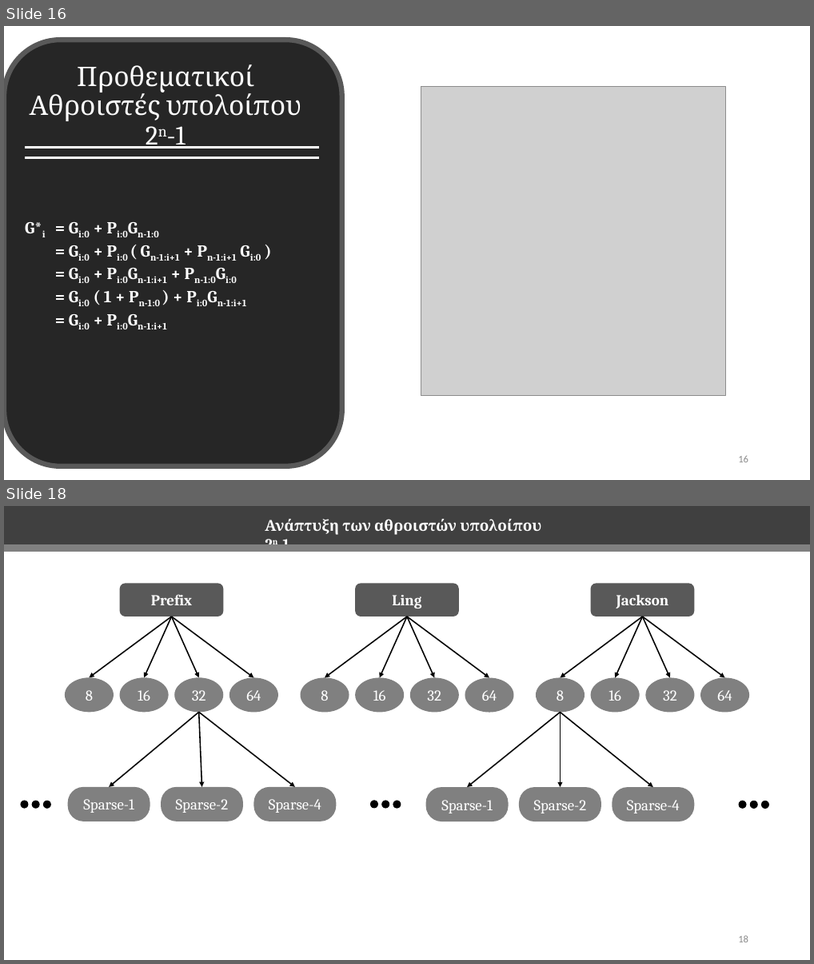
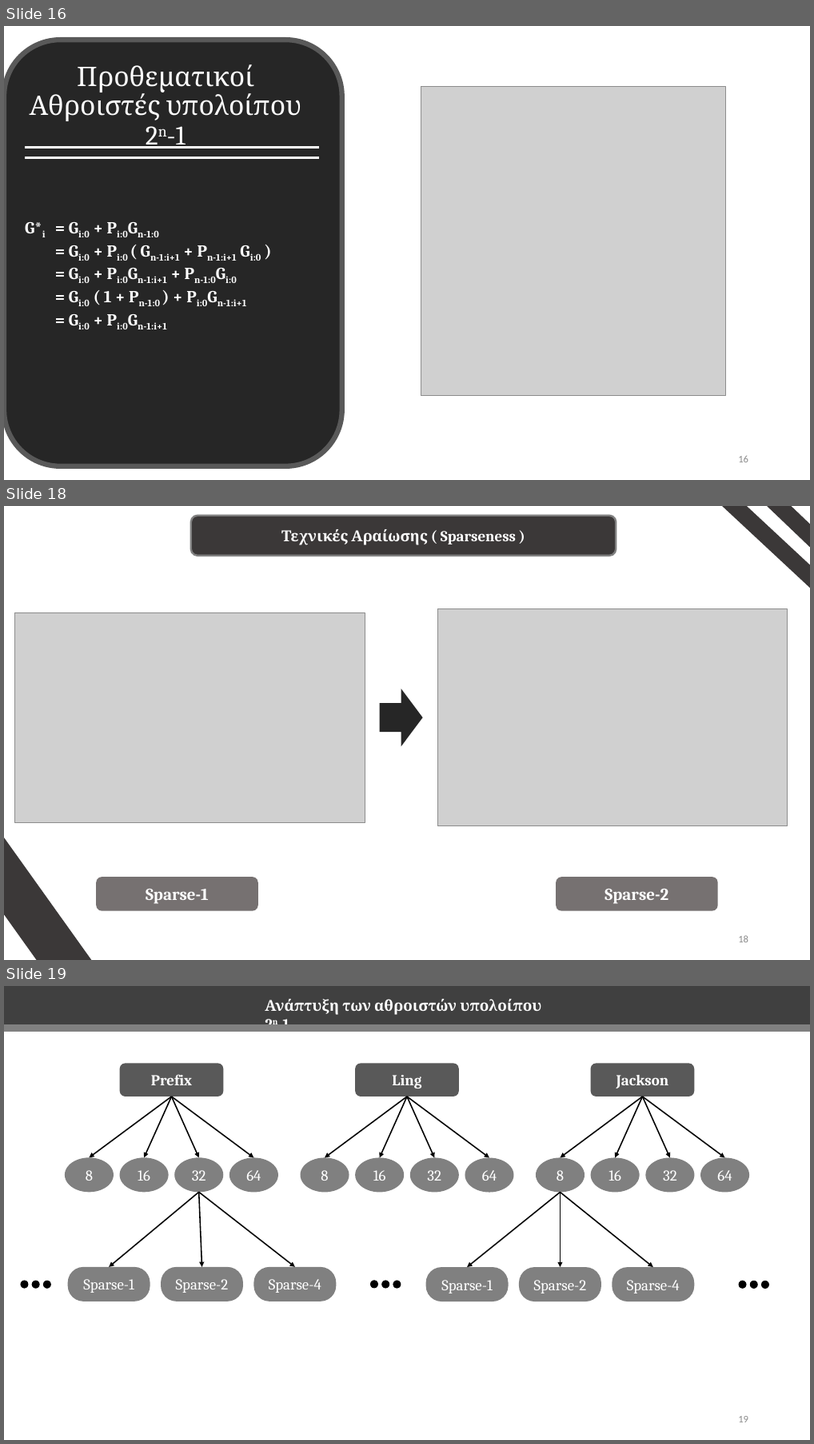
Before and after one commit to vassilas/THESIS_DOC, a slide deck: Presentation/Presentation.pptx. Shown one above the other, each under a label of ours: slides 16 and 18 before the commit, slides 16, 18 and 19 after it; the slides between them are not shown. The pictures are 814x964 and 814x1444 pixels, drawn with LibreOffice and Linux fonts; fonts in the diff are those of the drawing; grey boxes stand for pictures. Boxes give left, top, right and bottom in pixels: in the first picture for what was removed or moved away, otherwise in the second. Text is boxed around its words. In the diff, an @@ line names an element or a change of style, - is before the commit and + after.

```diff
--- a/Presentation/Presentation.pptx
+++ b/Presentation/Presentation.pptx
@@ slide 18 added at <box>4,506,810,960</box>, background #FFFFFF @@
@@ rounded rectangle added at <box>191,516,616,556</box>, fill #3B3838, outline #808080 2.25 pt, 18 pt, text #FFFFFF, bold @@
+Τεχνικές Αραίωσης ( Sparseness )
@@ rectangle added at <box>687,506,810,607</box>, fill #3B3838 @@
@@ rectangle added at <box>718,506,810,594</box>, fill #3B3838 @@
@@ picture added at <box>15,612,365,822</box> @@
@@ picture added at <box>438,609,788,826</box> @@
@@ right arrow added at <box>380,688,422,746</box>, fill #262626 @@
@@ rectangle added at <box>4,822,108,960</box>, fill #3B3838 @@
@@ rounded rectangle added at <box>96,877,258,911</box>, fill #767171, 20 pt, text #FFFFFF, bold @@
+Sparse-1
@@ rounded rectangle added at <box>556,877,718,911</box>, fill #767171, 20 pt, text #FFFFFF, bold @@
+Sparse-2
@@ page number added at <box>738,935,749,942</box>, 12 pt, text #8C8C8C @@
+18
@@ what was slide 18 is now slide 19 @@
```
Also in this commit, not shown: 13 slides changed, 8 other slides added, 2 slides removed, 9 other files.
